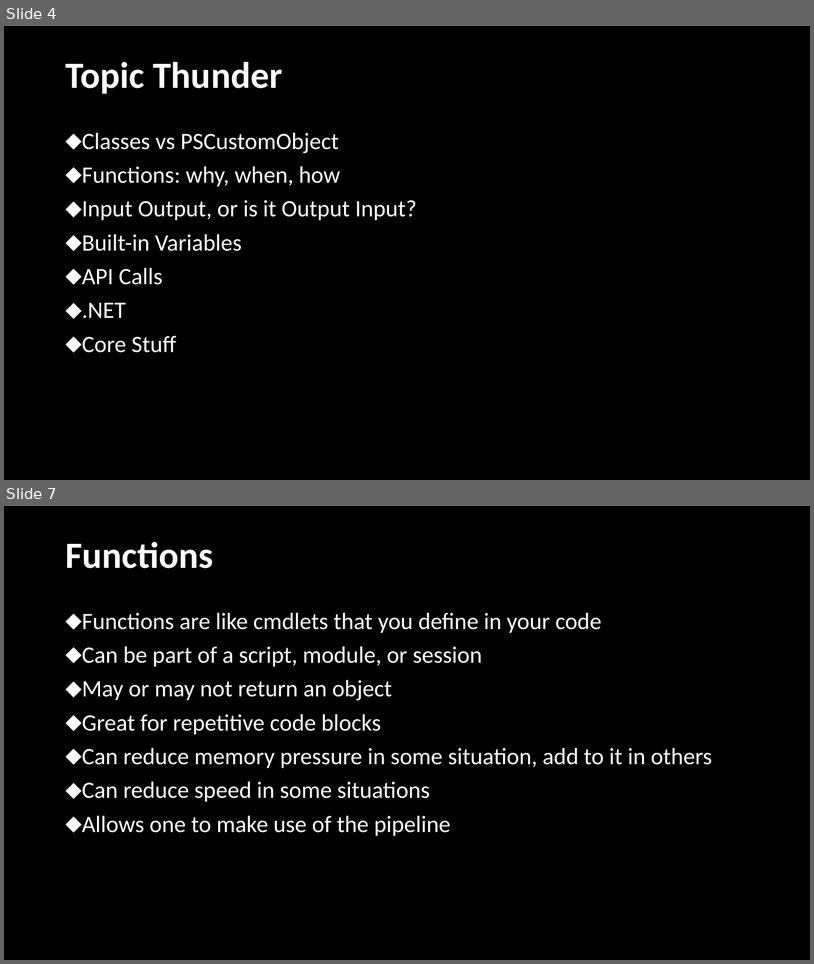
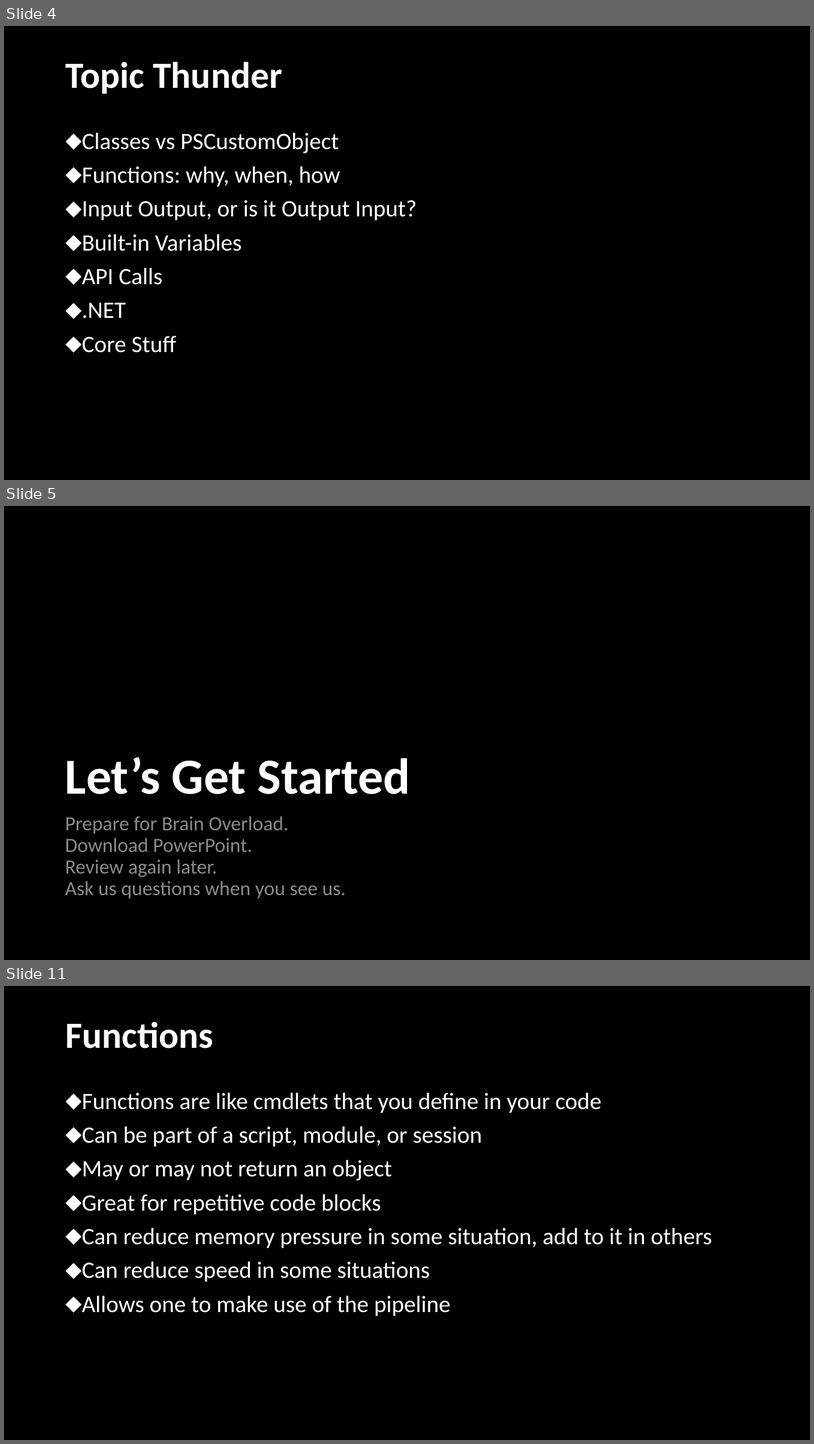
Before and after one commit to jpscripter/MMSMoA23, a slide deck: PowerShell Power-Up/PowerShell Power-Up.pptx. Shown one above the other, each under a label of ours: slides 4 and 7 before the commit, slides 4, 5 and 11 after it; the slides between them are not shown. The pictures are 814x964 and 814x1444 pixels, drawn with LibreOffice and Linux fonts; fonts in the diff are those of the drawing; background and template pictures are left out. Boxes give left, top, right and bottom in pixels: in the first picture for what was removed or moved away, otherwise in the second. Text is boxed around its words. In the diff, an @@ line names an element or a change of style, - is before the commit and + after.

```diff
--- a/PowerShell Power-Up/PowerShell Power-Up.pptx
+++ b/PowerShell Power-Up/PowerShell Power-Up.pptx
@@ slide 5 added at (4,506,810,960), background #000000 @@
@@ title added at (65,757,411,794), 60 pt, text #FFFFFF, bold @@
+Let’s Get Started
@@ text added at (65,816,346,898), 24 pt, text #8C8C8C @@
+Prepare for Brain Overload.
+Download PowerPoint.
+Review again later.
+Ask us questions when you see us.
@@ what was slide 7 is now slide 11 @@
```
Also in this commit, not shown: 4 slides changed, 3 other slides added.
